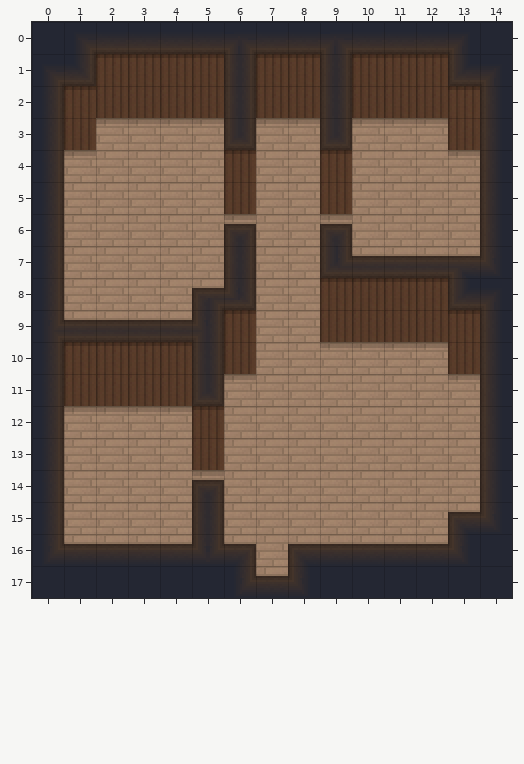
Two versions of a level (Tiled map, Content/Maps/Town/Inside/BlueHouse.tmx). That is the earlier state.
Cells are 16x16 px. Shown: x 0..14, y 0..17.
The result:
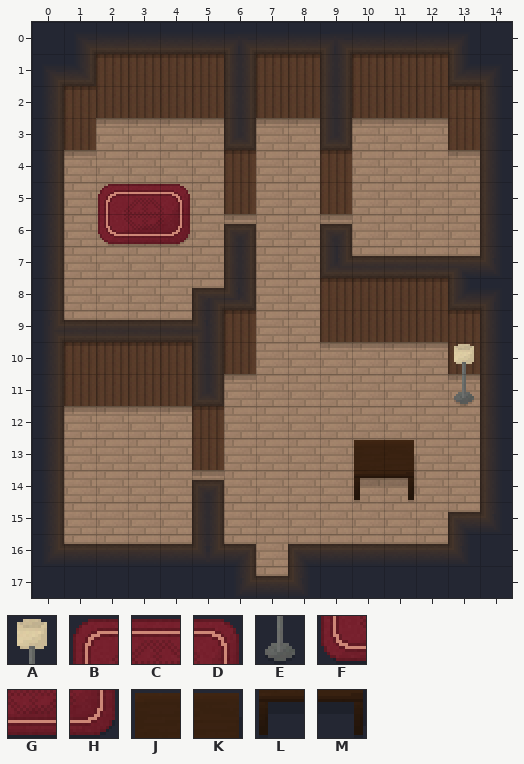
Key: from "InsideTiles": A 80, B 81, C 82, D 83, E 96, F 97, G 98, H 99, J 112, K 113, L 128, M 129.
_ is an empty cell.
From old to new:
Layer "Ground1":
Tile B now appears in row 5 at x 2.
Tile C now appears in row 5 at x 3.
Tile D now appears in row 5 at x 4.
Tile F now appears in row 6 at x 2.
Tile G now appears in row 6 at x 3.
Tile H now appears in row 6 at x 4.
Layer "Objects":
Tile E now appears in row 11 at x 13.
Tile L now appears in row 14 at x 10.
Tile M now appears in row 14 at x 11.
Layer "Above":
Tile A now appears in row 10 at x 13.
Tile J now appears in row 13 at x 10.
Tile K now appears in row 13 at x 11.
Boxes around the changes in both pictures, in picture pixels (x1, y1, x2, y2):
added: (98, 184, 190, 246)
added: (454, 344, 474, 406)
added: (354, 440, 416, 502)
